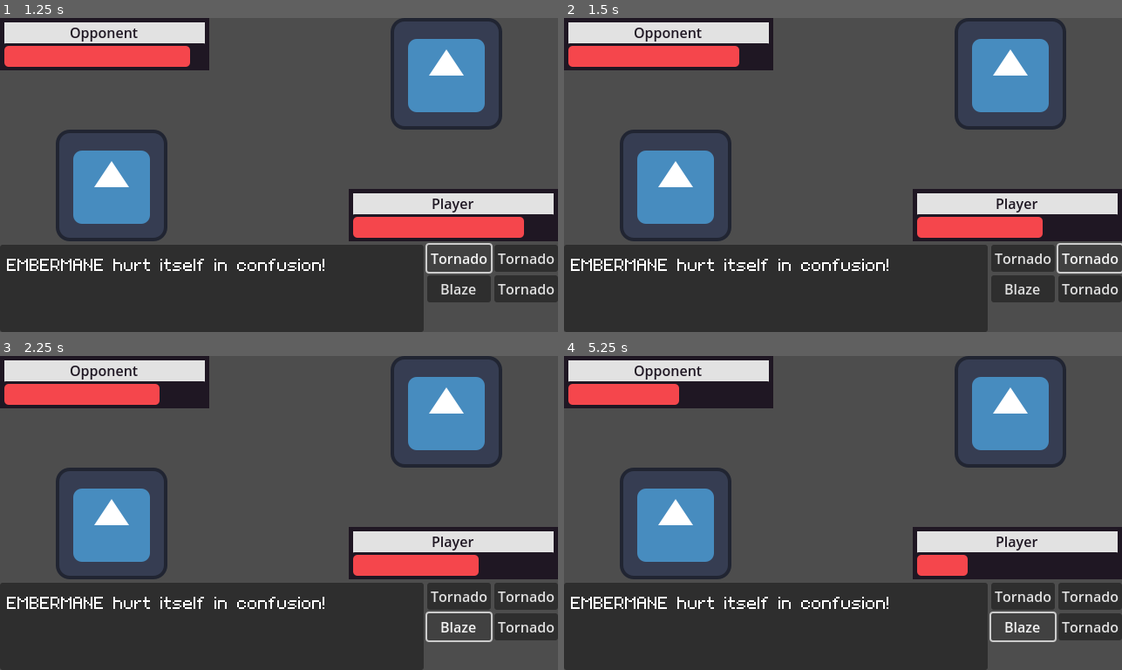
Above: before the commit, frames 1-4 (two rows, left to right).
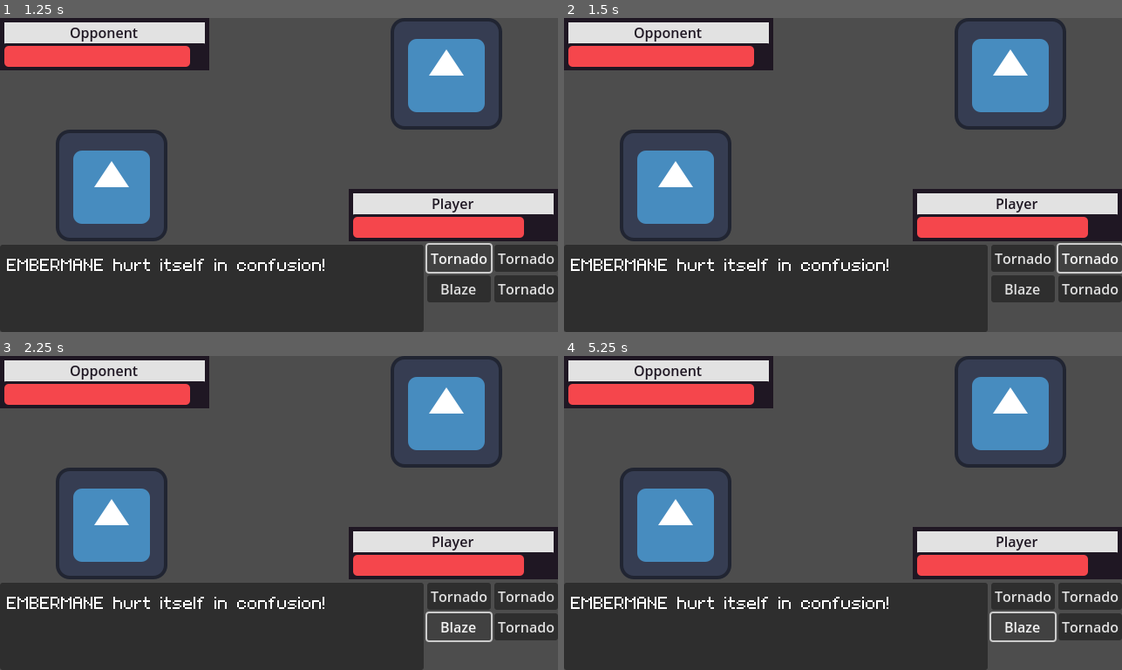
Above: after the commit, the same moments.

Repository: jadicodes/zodiac-battler
Game: Godot game, scene res://battle_arena/battle_arena.tscn
Same seed, same stepped clock (60 frames per second), same inputs: the game is played once before the commit and once after it. The engine's default icon, where the game draws it, is replaced by a stand-in: a white triangle on a blue panel in a dark square.
Inputs:
- Up to frame 1 (1.25 s): click "Tornado" at 0.5 s
- Up to frame 2 (1.5 s): click "Tornado" at 1.25 s
- Up to frame 3 (2.25 s): click "Blaze" at 2 s
- Up to frame 4 (5.25 s): click "Tornado" at 2.75 s; click "Tornado" at 3.5 s; click "Tornado" at 4.25 s; click "Blaze" at 5 s

Frame 1 is identical in both runs. In frame 2, 0.7% of the frame differs, in the area x 30-94%, y 8-70%; in frame 3, 0.9%; in frame 4, 2.3%, in the area x 20-94%, y 8-70%.

Commit message:
Add interactive textbox

Diff:
--- a/project/battle_arena/battle_arena.gd
+++ b/project/battle_arena/battle_arena.gd
@@ -4,23 +4,43 @@
 @export var _monster_self: Monster
 
 var _game_active := true
+var _message_queue: Array[String] = []
 
+@onready var _textbox: Textbox = %Textbox
 @onready var _move_buttons: Array[Button] = [%Move1, %Move2, %Move3, %Move4]
 
 
 func _ready() -> void:
 	_monster_opponent.initialize()
 	_monster_self.initialize()
-	_monster_opponent.on_faint.connect(_win)
-	_monster_self.on_faint.connect(_lose)
-	_monster_self.on_take_damage.connect(_self_decrease_health)
-	_monster_opponent.on_take_damage.connect(_opponent_decrease_health)
+	_monster_opponent.fainted.connect(_win)
+	_monster_self.fainted.connect(_lose)
+	_monster_self.damage_taken.connect(_self_decrease_health)
+	_monster_opponent.damage_taken.connect(_opponent_decrease_health)
 	%SelfHealthBar.on_game_start(_monster_self.get_total_health_points())
 	%OpponentHealthBar.on_game_start(_monster_opponent.get_total_health_points())
+
+	for monster in [_monster_opponent, _monster_self]:
+		monster.move_used.connect(_add_move_used_message.bind(monster))
+		monster.move_missed.connect(_add_move_missed_message.bind(monster))
+		monster.damage_taken.connect(_add_damage_taken_message.bind(monster))
+		monster.fainted.connect(_add_fainted_message.bind(monster))
 
 	var moves := _monster_self.get_moves()
 	for i in len(_move_buttons):
 		_move_buttons[i].text = moves[i].get_move_name()
+
+
+func _process(_delta: float) -> void:
+	if _message_queue.is_empty():
+		return
+
+	if _textbox.get_state() == Textbox.State.READY:
+		_textbox.show_text(_message_queue.pop_front())
+		return
+
+	if Input.is_action_just_pressed("advance_text"):
+		_textbox.advance()
 
 
 func _process_turn(monsters: Array[Monster], self_move_index: int) -> void:
@@ -29,6 +49,7 @@
 	for i in len(turn_order):
 		if not _game_active:
 			return
+
 		if turn_order[i].get_belongs_to_player():
 			turn_order[i].use_move(turn_order[1-i], self_move_index)
 		else:
@@ -46,6 +67,9 @@
 
 
 func _on_move_button_pressed(move_index: int) -> void:
+	if not _message_queue.is_empty():
+		return
+
 	_process_turn([_monster_opponent, _monster_self], move_index)
 
 
@@ -55,3 +79,19 @@
 
 func _opponent_decrease_health(damage_amount: int) -> void:
 	%OpponentHealthBar.subtract_health(damage_amount)
+
+
+func _add_move_used_message(target: Monster, move: Move, monster: Monster) -> void:
+	_message_queue.append("%s used %s on %s" % [monster.get_monster_name(), move.get_move_name(), target.get_monster_name()])
+
+
+func _add_move_missed_message(_target: Monster, _move: Move, monster: Monster) -> void:
+	_message_queue.append("%s's move missed." % [monster.get_monster_name()])
+
+
+func _add_damage_taken_message(damage_amount: int, monster: Monster) -> void:
+	_message_queue.append("%s took %d damage." % [monster.get_monster_name(), damage_amount])
+
+
+func _add_fainted_message(monster: Monster) -> void:
+	_message_queue.append("%s has fainted." % monster.get_monster_name())
--- a/project/battle_arena/textbox/textbox.gd
+++ b/project/battle_arena/textbox/textbox.gd
@@ -1,5 +1,7 @@
 class_name Textbox
 extends Control
+
+signal state_changed(state: State)
 
 enum State {
 	READY,
@@ -25,12 +27,16 @@
 	_change_state(State.READING)
 
 
-func skip() -> void:
-	_change_state(State.FINISHED)
+func advance() -> void:
+	match _current_state:
+		State.READING:
+			_change_state(State.FINISHED)
+		State.FINISHED:
+			_change_state(State.READY)
 
 
-func available() -> bool:
-	return _current_state in [State.READY, State.FINISHED]
+func get_state() -> State:
+	return _current_state
 
 
 func _create_tween() -> void:
@@ -59,3 +65,5 @@
 		State.FINISHED:
 			_label.visible_ratio = 1.0
 			_tween.pause()
+
+	state_changed.emit(_current_state)
--- a/project/monsters/monster.gd
+++ b/project/monsters/monster.gd
@@ -1,9 +1,10 @@
 class_name Monster
 extends Resource
 
-signal on_use_move(target: Monster, move: int)
-signal on_take_damage(damage_amount: int)
-signal on_faint
+signal move_used(target: Monster, move: Move)
+signal move_missed(target: Monster, move: Move)
+signal damage_taken(damage_amount: int)
+signal fainted
 
 @export var _breed: Breed
 
@@ -17,7 +18,7 @@
 
 func use_move(target: Monster, move_index: int) -> void:
 	var move = get_moves()[move_index]
-	on_use_move.emit(target, move)
+	move_used.emit(target, move)
 	print(get_monster_name() + " using move " + move._move_name)
 	var accuracy: int = move.get_accuracy()
 	var attack_power: int = move.get_attack_power()
@@ -27,17 +28,18 @@
 		@warning_ignore("integer_division")
 		target.take_damage(attack_power / 10)
 	else:
+		move_missed.emit(target, move)
 		print("Missed...")
 
 
 func take_damage(damage_amount: int) -> void:
 	print(_remaining_health_points, " - ", damage_amount)
 	_remaining_health_points -= damage_amount
-	on_take_damage.emit(damage_amount)
+	damage_taken.emit(damage_amount)
 	print(get_monster_name() + " lost " + str(damage_amount) + " hp.")
 
 	if _remaining_health_points <= 0:
-		on_faint.emit()
+		fainted.emit()
 
 
 func get_monster_name() -> String:
--- a/project/project.godot
+++ b/project/project.godot
@@ -22,6 +22,14 @@
 window/stretch/mode="viewport"
 window/stretch/scale_mode="integer"
 
+[input]
+
+advance_text={
+"deadzone": 0.2,
+"events": [Object(InputEventKey,"resource_local_to_scene":false,"resource_name":"","device":-1,"window_id":0,"alt_pressed":false,"shift_pressed":false,"ctrl_pressed":false,"meta_pressed":false,"pressed":false,"keycode":0,"physical_keycode":32,"key_label":0,"unicode":32,"location":0,"echo":false,"script":null)
+]
+}
+
 [rendering]
 
 renderer/rendering_method="gl_compatibility"
